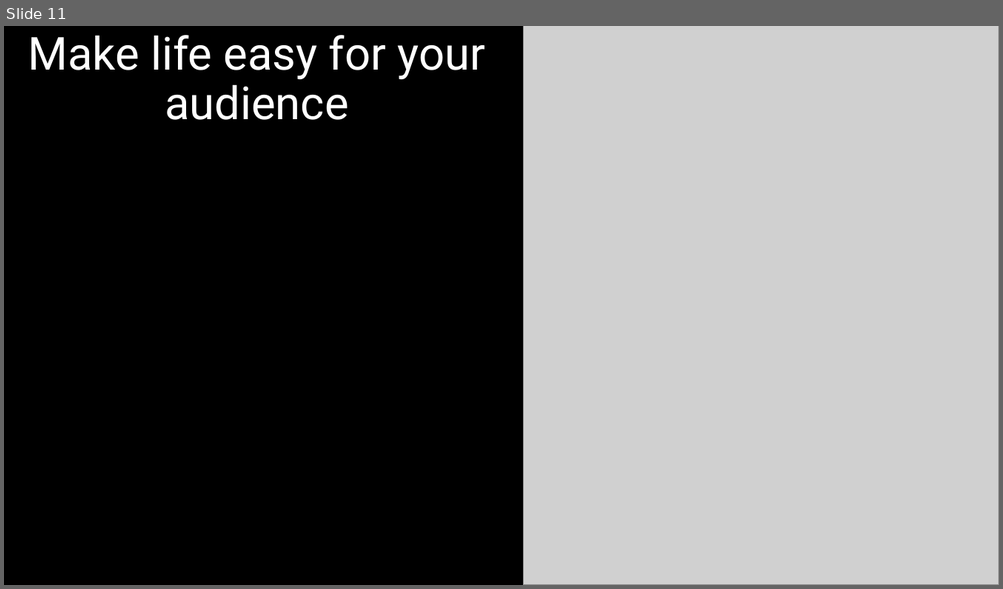
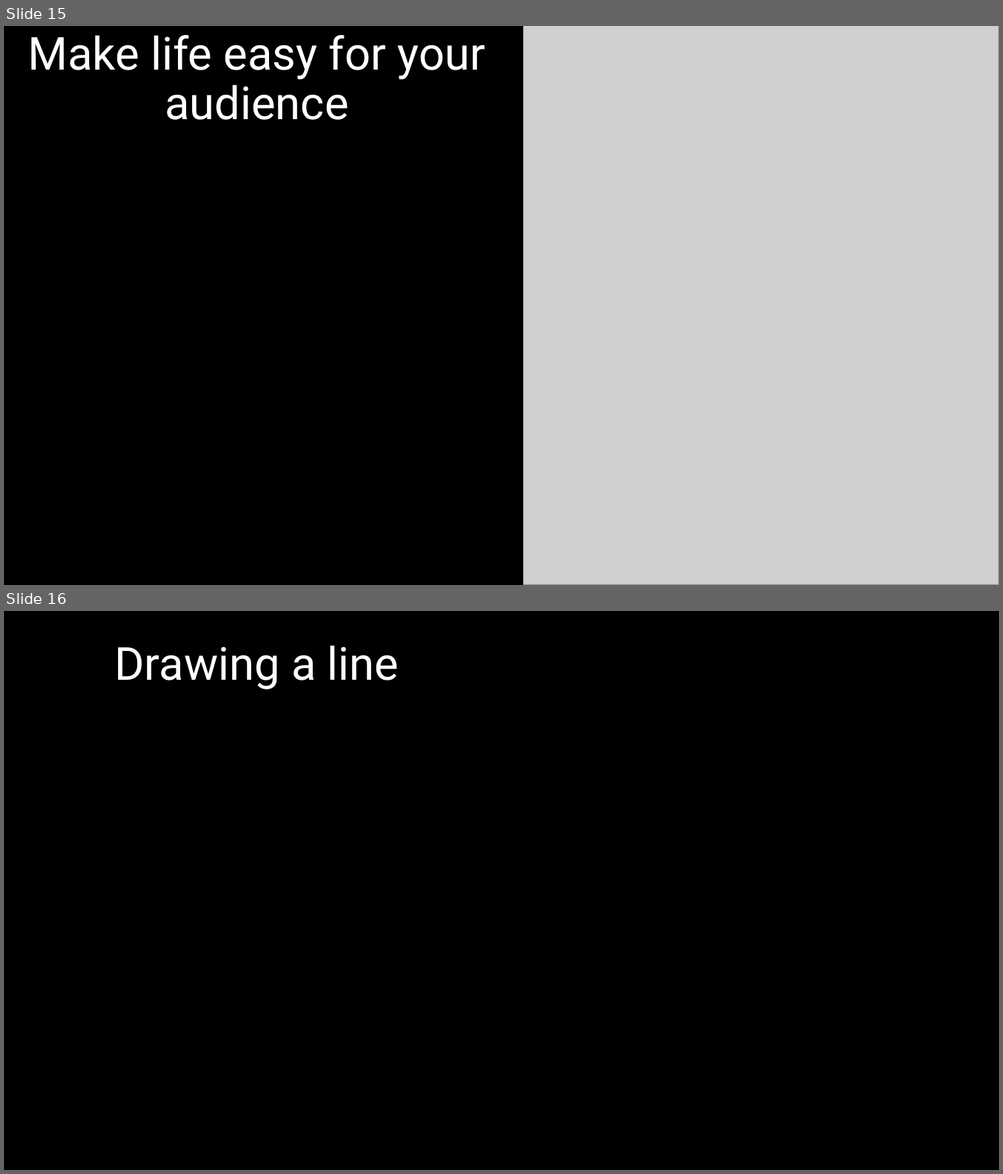
Before and after one commit to DeonRoos/stats-for-biologists, a slide deck: Lecture 5 - Cont LM/Slides/interpret_lm_cont.pptx. Shown one above the other, each under a label of ours: slide 11 before the commit, slides 15 and 16 after it. The pictures are 1003x589 and 1003x1174 pixels, drawn with LibreOffice and Linux fonts; fonts in the diff are those of the drawing; grey boxes stand for pictures. Boxes give left, top, right and bottom in pixels: in the first picture for what was removed or moved away, otherwise in the second. Text is boxed around its words. In the diff, an @@ line names an element or a change of style, - is before the commit and + after.

```diff
--- a/Lecture 5 - Cont LM/Slides/interpret_lm_cont.pptx
+++ b/Lecture 5 - Cont LM/Slides/interpret_lm_cont.pptx
@@ slide 16 added at [4, 611, 999, 1170], background #000000 @@
@@ title added at [115, 645, 399, 689], 44 pt, text #FFFFFF @@
+Drawing a line
@@ what was slide 11 is now slide 15 @@
```
Also in this commit, not shown: 3 slides changed, 12 other slides added, 33 other files.
